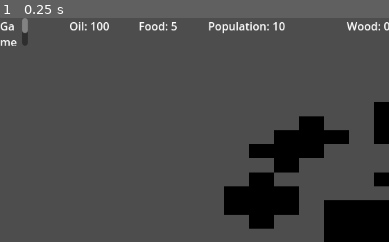
Above: before the commit, frame 1.
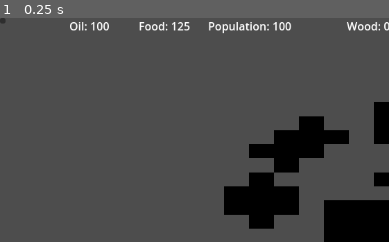
Above: after the commit, the same moment.

Repository: Atron1792/MRUHacks2024
Game: Godot game, scene res://MapTravaler/MiniMap.tscn
The game is run twice, just before and just after one commit, with the same random seed, the same clock (stepped at 60 frames per second) and the same inputs.
Inputs:
- Up to frame 1 (0.25 s): no input
The pictures show only the part of the screen within x 0-50%, y 0-50%; the shares and areas given below are measured in that part.

The runs differ from the first frame. In frame 1, 0.5% of the frame differs, in the area x 0-75%, y 0-13%.

Commit message:
Fix push

Diff:
--- a/MapTravaler/MiniMap.tscn
+++ b/MapTravaler/MiniMap.tscn
@@ -75,6 +75,7 @@
 offset_bottom = 40.0
 
 [node name="Game OVer" type="RichTextLabel" parent="Control/CanvasLayer"]
+visible = false
 offset_right = 40.0
 offset_bottom = 40.0
 text = "Game Over"
@@ -83,4 +84,15 @@
 wait_time = 5.0
 autostart = true
 
+[node name="CanvasLayer2" type="CanvasLayer" parent="Control"]
+
+[node name="ItemList" type="ItemList" parent="Control/CanvasLayer2"]
+visible = false
+offset_right = 40.0
+offset_bottom = 40.0
+
+[node name="Button" type="Button" parent="Control/CanvasLayer2"]
+offset_right = 8.0
+offset_bottom = 8.0
+
 [connection signal="timeout" from="Control/CanvasLayer/Timer" to="Control" method="_on_timer_timeout"]
--- a/MapTravaler/path_follow_2d.gd
+++ b/MapTravaler/path_follow_2d.gd
@@ -32,3 +32,5 @@
 		else:
 			speed = speed + 0.001
 	progress_ratio += delta * speed
+
+	print(speed)
--- a/UI/UI Scripts/oil_init.gd
+++ b/UI/UI Scripts/oil_init.gd
@@ -8,8 +8,8 @@
 
 #Init variables do not change
 @export var OilInit = 100
-@export var FoodInit = 5
-@export var PeopleInit = 10
+@export var FoodInit = 125
+@export var PeopleInit = 100
 @export var WoodInit = 0
 @export var StoneInit = 0
 
@@ -18,6 +18,7 @@
 
 #Ready Initilization
 func _ready():
+
 	get_node("CanvasLayer/Oil Text").size.x = 100
 	get_node("CanvasLayer/Food Text").size.x = 100
 	get_node("CanvasLayer/Population Text").size.x = 130
--- /dev/null
+++ b/UI/UI Scripts/shops.gd
@@ -0,0 +1,11 @@
+extends Node
+
+
+
+func _ready():
+	var button = button.new()
+	button.pressed.connect(self.)
+	add_child(button)
+
+#func viewhide():
+#	$Control/CanvasLayer2/ItemList
